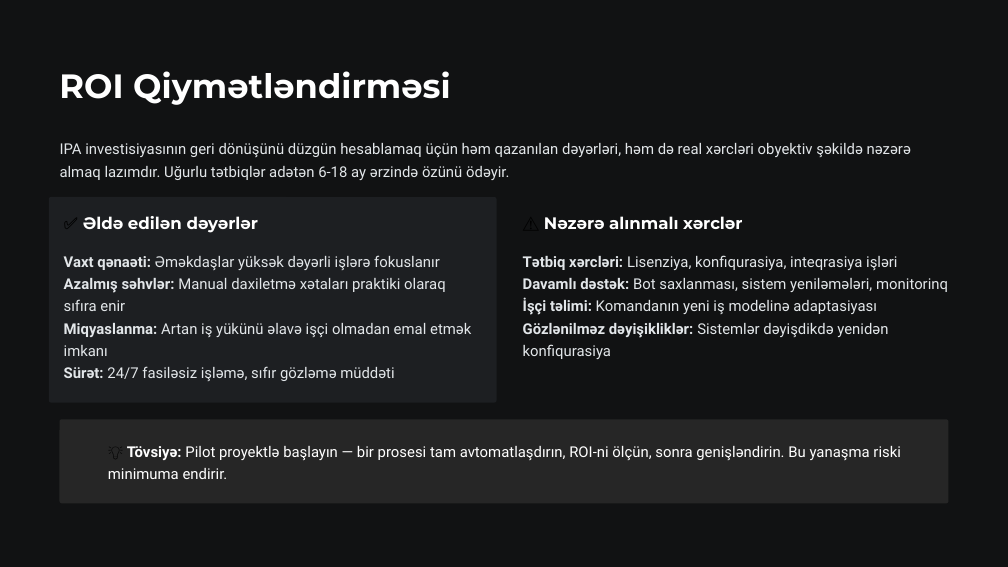
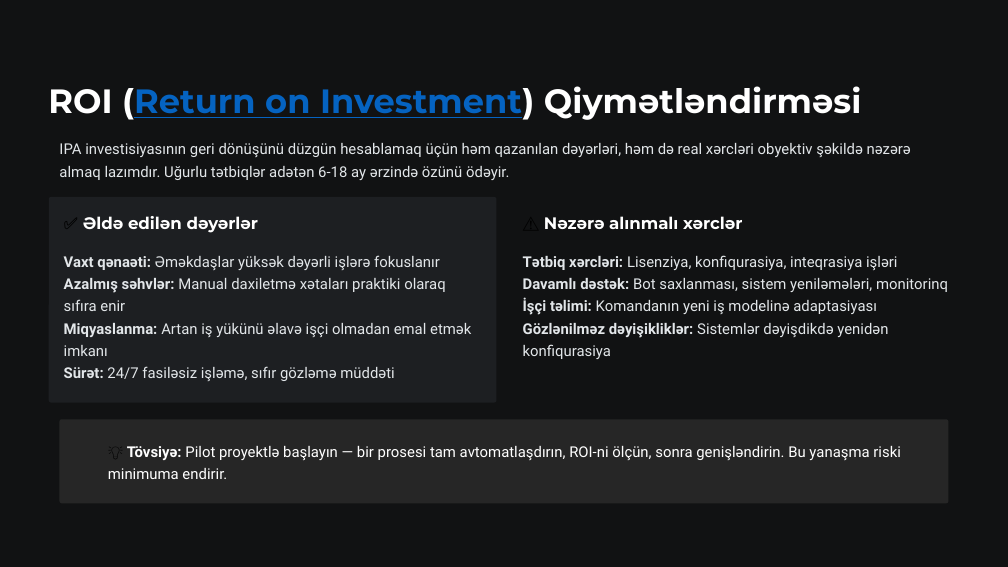
Before and after one commit to oiskenderov/ai-management-course, a slide deck: slide 9 of Seperated/Presentations/L6-Detail-Suni-intellektle-proseslerin-avtomatlasdirilmasi-RPA-AI.pptx. Drawn at 1008x567 pixels with LibreOffice and Linux fonts; fonts in the diff are those of the drawing; background and template pictures are left out. Boxes give left, top, right and bottom in pixels: in the first picture for what was removed or moved away, otherwise in the second. Text is boxed around its words. In the diff, an @@ line names an element or a change of style, - is before the commit and + after.

```diff
--- a/Seperated/Presentations/L6-Detail-Suni-intellektle-proseslerin-avtomatlasdirilmasi-RPA-AI.pptx
+++ b/Seperated/Presentations/L6-Detail-Suni-intellektle-proseslerin-avtomatlasdirilmasi-RPA-AI.pptx
@@ text at bbox=[48, 86, 861, 120]: text changed @@
-ROI Qiymətləndirməsi
+ROI (Return on Investment) Qiymətləndirməsi
```
Also in this commit, not shown: 3 other slides changed, 1 other file.
